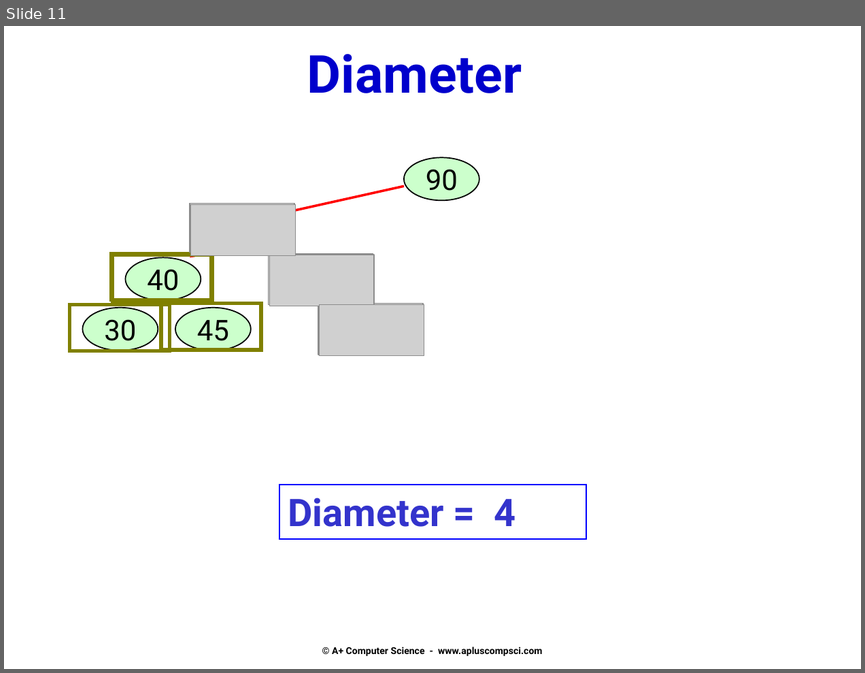
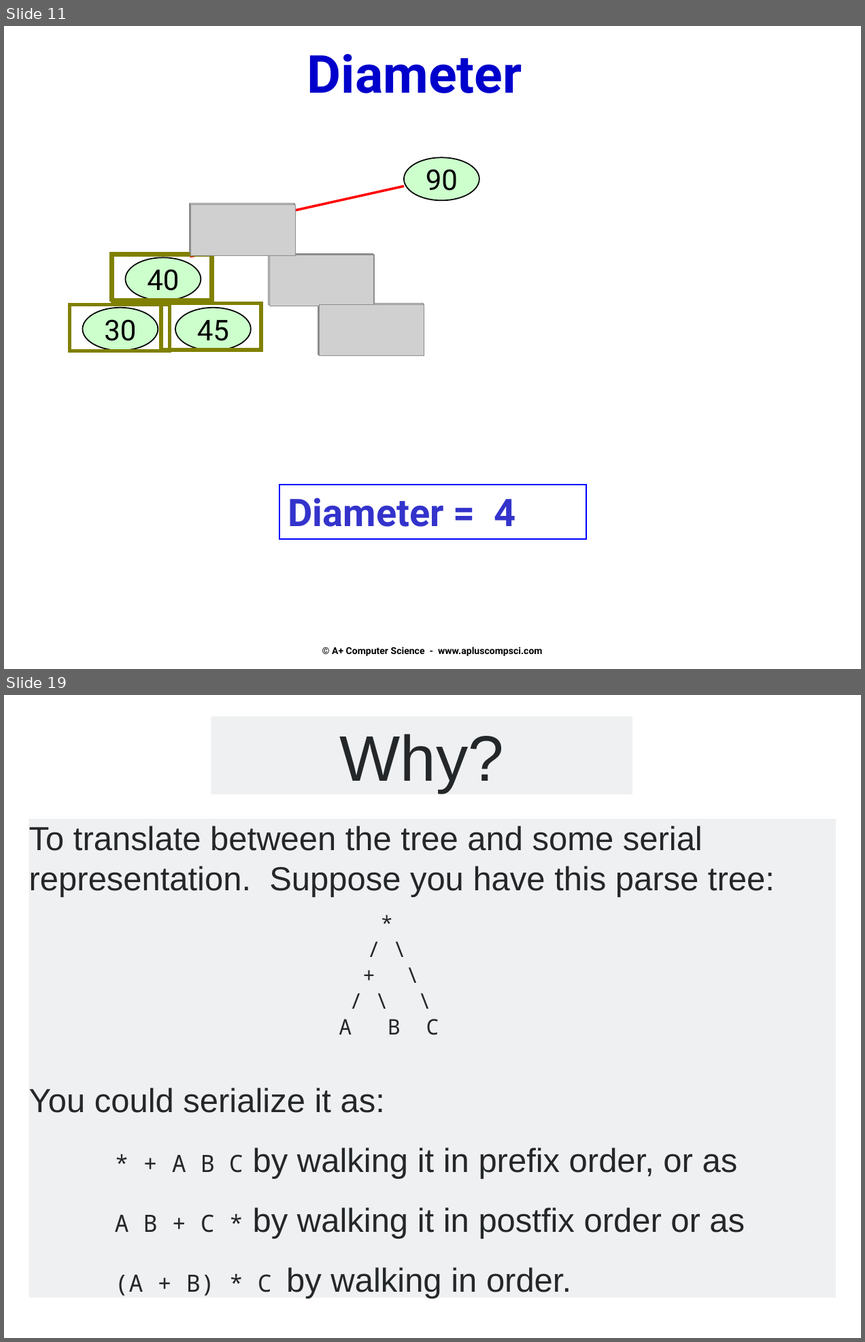
Before and after one commit to Cy-FairCS/cs3, a slide deck: u08a_bTrees/notes/_b - Attributes and and building BSTs.pptx. Shown one above the other, each under a label of ours: slide 11 before the commit, slides 11 and 19 after it; the slides between them are not shown. The pictures are 865x673 and 865x1342 pixels, drawn with LibreOffice and Linux fonts; fonts in the diff are those of the drawing; grey boxes stand for pictures. Boxes give left, top, right and bottom in pixels: in the first picture for what was removed or moved away, otherwise in the second. Text is boxed around its words. In the diff, an @@ line names an element or a change of style, - is before the commit and + after.

```diff
--- a/u08a_bTrees/notes/_b - Attributes and and building BSTs.pptx
+++ b/u08a_bTrees/notes/_b - Attributes and and building BSTs.pptx
@@ slide 19 added at (x1=4, y1=695, x2=861, y2=1338), background #FFFFFF @@
@@ rectangle added at (x1=211, y1=717, x2=633, y2=794), fill #EFF0F1, 54 pt, text #242729 @@
+Why?
@@ rectangle added at (x1=29, y1=818, x2=836, y2=1297), fill #EFF0F1, 28 pt, text #242729 @@
+To translate between the tree and some serial representation. Suppose you have this parse tree:
+*
+/ \
++ \
+/ \ \
+A B C
+You could serialize it as:
+* + A B C by walking it in prefix order, or as
+A B + C * by walking it in postfix order or as
+(A + B) * C by walking in order.
```
Also in this commit, not shown: 11 other slides added, 16 slides removed, 1 other file.
